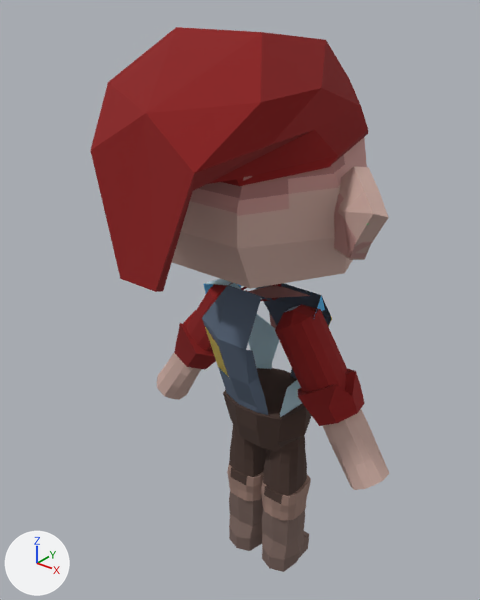
What one commit did to the glTF model models/gnome/redGnome/redPlayer.gltf.
Before and after are seen from a 50 mm lens placed at (1.88, -2.53, 3.36), pointed at (-0.11, -0.05, 1.83). Arrows for +X, +Y and +Z are at lower left; the lights stay in place. Where no turn or scale is listed for an object, it has been applied to the vertices.

The first picture shows 'Ears', 'Hat', 'chest', 'cube', 'cube.001', 'cube.003', 'cube.004', 'cube.005', 'cuboid', 'face', 'pelvis', 'tube'.
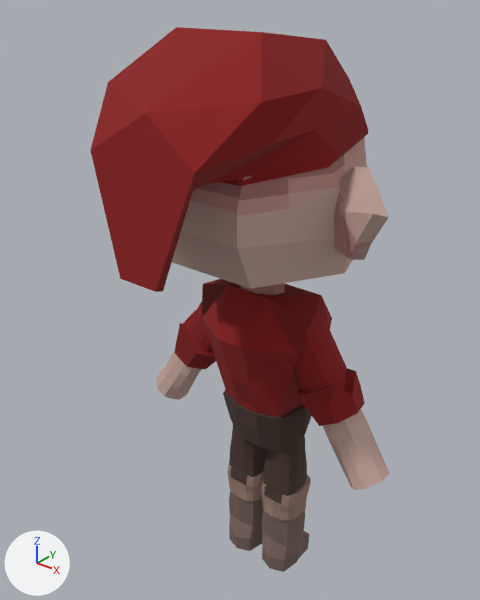
Boxes [x1, y1, x2, y2] around the edits, measured in the pictures (480 x 600 px):
'chest', recoloured (blue to red)
    both: [202, 279, 332, 417]

Diff of the bpy script that builds the scene:
```diff
--- a/models/gnome/redGnome/redPlayer.gltf.py
+++ b/models/gnome/redGnome/redPlayer.gltf.py
@@ me_mesh_2 @@
 me_mesh_2.from_pydata(...)  # 36 vertices, 68 faces; spans x -0.357..0.357, y -0.25..0.375, z 0.009..0.75
-me_mesh_2.materials.append(mat_material_2)
+me_mesh_2.materials.append(mat_material_1)
```
